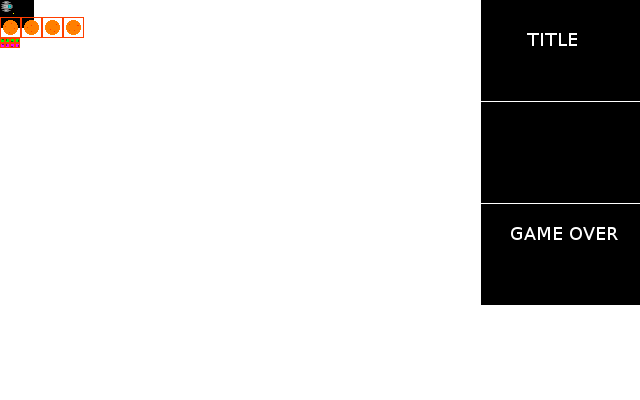
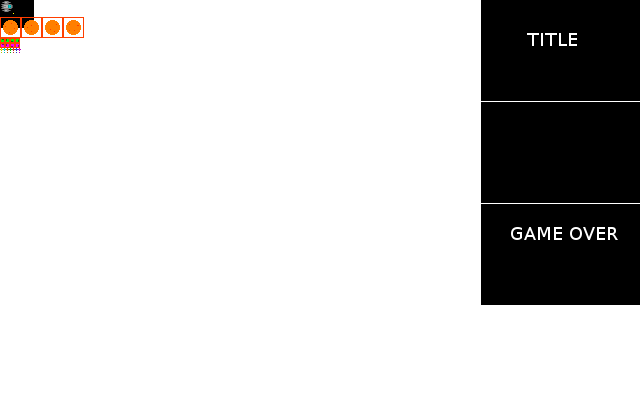
Comparing the layer stacks of the two 640x400 images. Changes:
painted on "Stuff" over [0, 48, 21, 53]
